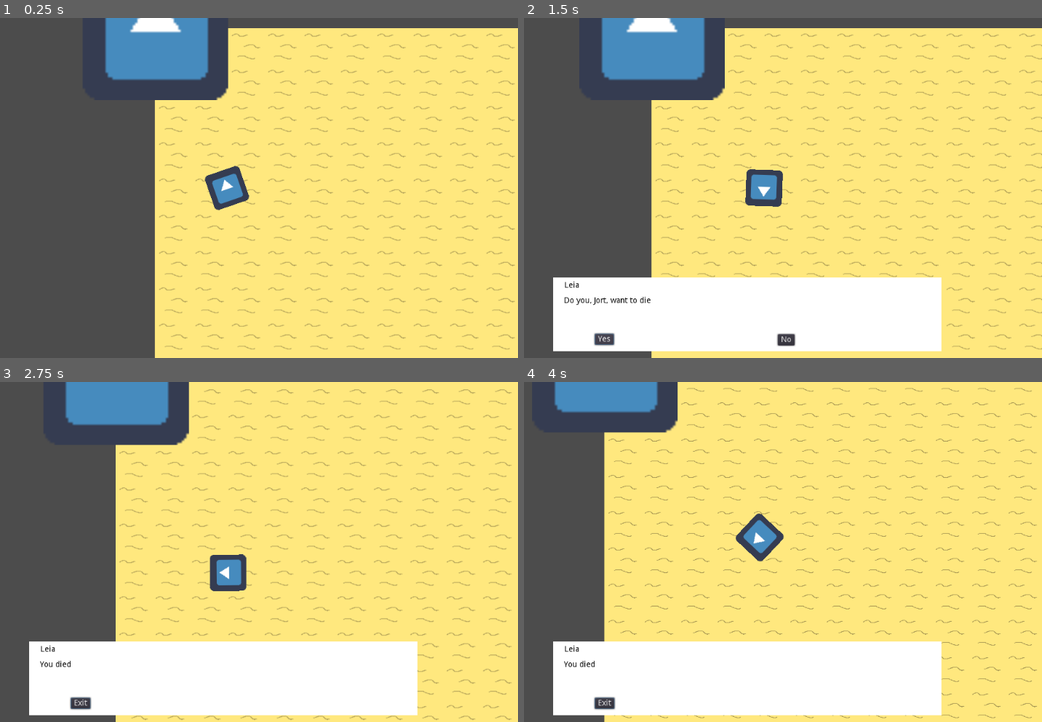
Above: before the commit, frames 1-4 (two rows, left to right).
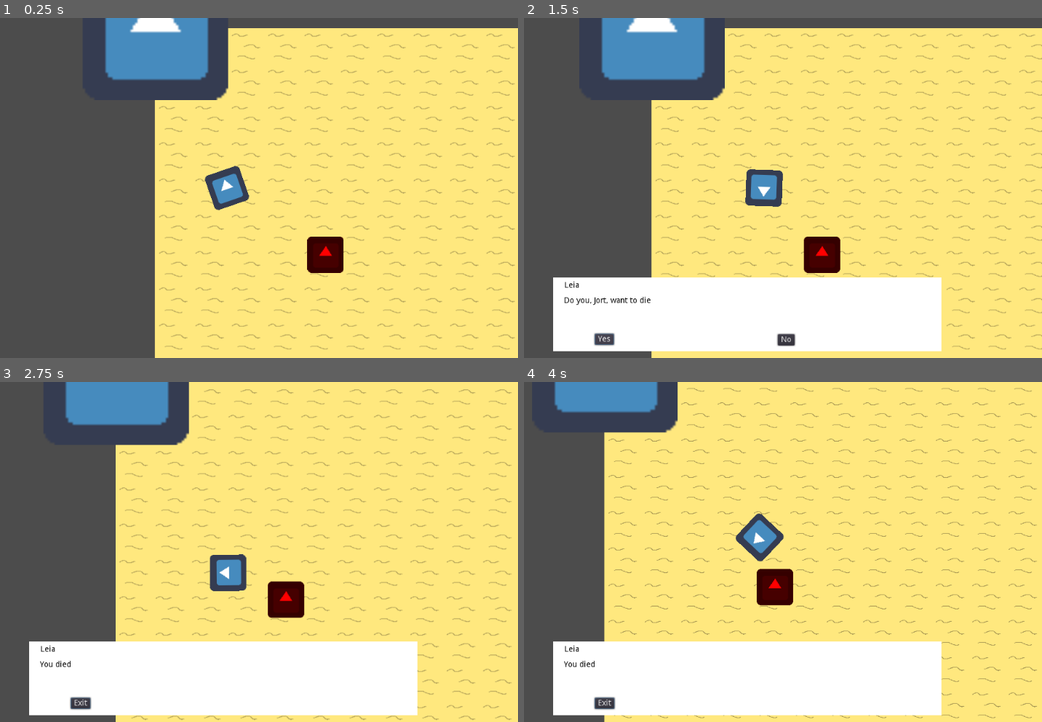
Above: after the commit, the same moments.

Repository: JortvD/ld49
Game: Godot game, scene res://scenes/MainScene.tscn
The game is run twice, just before and just after one commit, with the same random seed, the same clock (stepped at 60 frames per second) and the same inputs. The engine's default icon, where the game draws it, is replaced by a stand-in: a white triangle on a blue panel in a dark square.
Inputs (mouse positions are in pixels of both pictures, inside the frame that each line leads up to):
- Up to frame 1 (0.25 s): no input
- Up to frame 2 (1.5 s): tap Enter at 0.5 s; move the mouse to (881, 171) at 0.52 s; hold Right (ui_right) 0.53-1.25 s; tap Space at 0.77 s; click "Continue" at 1.25 s
- Up to frame 3 (2.75 s): move the mouse to (108, 569) at 2.02 s; hold Down (ui_down) from 2.03 s (still down); tap Space at 2.27 s
- Up to frame 4 (4 s): move the mouse to (808, 477) at 2.77 s; release Down (ui_down) at 2.78 s; hold Right (ui_right) 2.78-3.53 s; move the mouse to (720, 620) at 3.52 s; hold Up (ui_up) from 3.53 s (still down)

The runs differ from the first frame. In frame 1, 0.7% of the frame differs, in the area x 59-67%, y 64-75%; in frame 2, 0.8%; in frame 3, 0.8%, in the area x 51-59%, y 58-70%; in frame 4, 0.8%.

Commit message:
Fix fire

Diff:
--- a/scenes/MainScene.tscn
+++ b/scenes/MainScene.tscn
@@ -6,8 +6,8 @@
 [ext_resource path="res://scenes/MainScene.gd" type="Script" id=4]
 [ext_resource path="res://icon.png" type="Texture" id=5]
 [ext_resource path="res://building/Building.tscn" type="PackedScene" id=6]
-[ext_resource path="res://objects/Fire.tscn" type="PackedScene" id=7]
 [ext_resource path="res://dialog/DialogueSystem.tscn" type="PackedScene" id=7]
+[ext_resource path="res://objects/Fire.tscn" type="PackedScene" id=8]
 
 [sub_resource type="NavigationPolygon" id=1]
 vertices = PoolVector2Array( -232, -224, 105.1, -243.29, 90.9422, -162.117, -150.69, -153.622, -384, 104, -145.97, 116.326, -152, 256, 129.641, 118.214, 129.641, -171.556, 523.237, -174.388, 432, 240, 160, 232, 134.361, 210.713, 56, 264 )
@@ -19,8 +19,8 @@
 
 [node name="World" parent="." instance=ExtResource( 1 )]
 
-[node name="Fire" parent="World" instance=ExtResource( 7 )]
-position = Vector2( 408, 368 )
+[node name="Fire" parent="World" instance=ExtResource( 8 )]
+position = Vector2( 300, 400 )
 
 [node name="Player" parent="." instance=ExtResource( 2 )]
 position = Vector2( 126.504, 282.362 )
Not shown: 1 places in scenes/MainScene.tscn that only renumber resources
